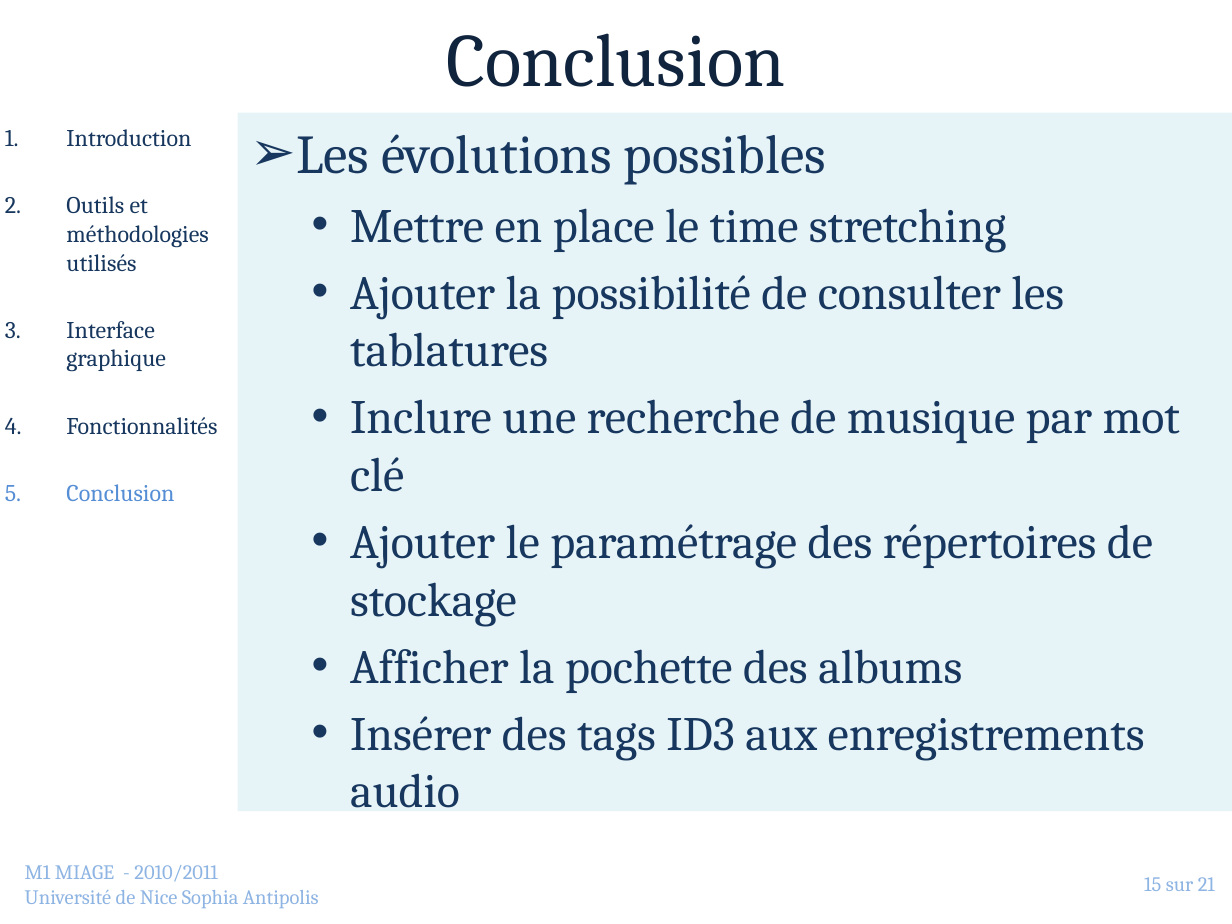
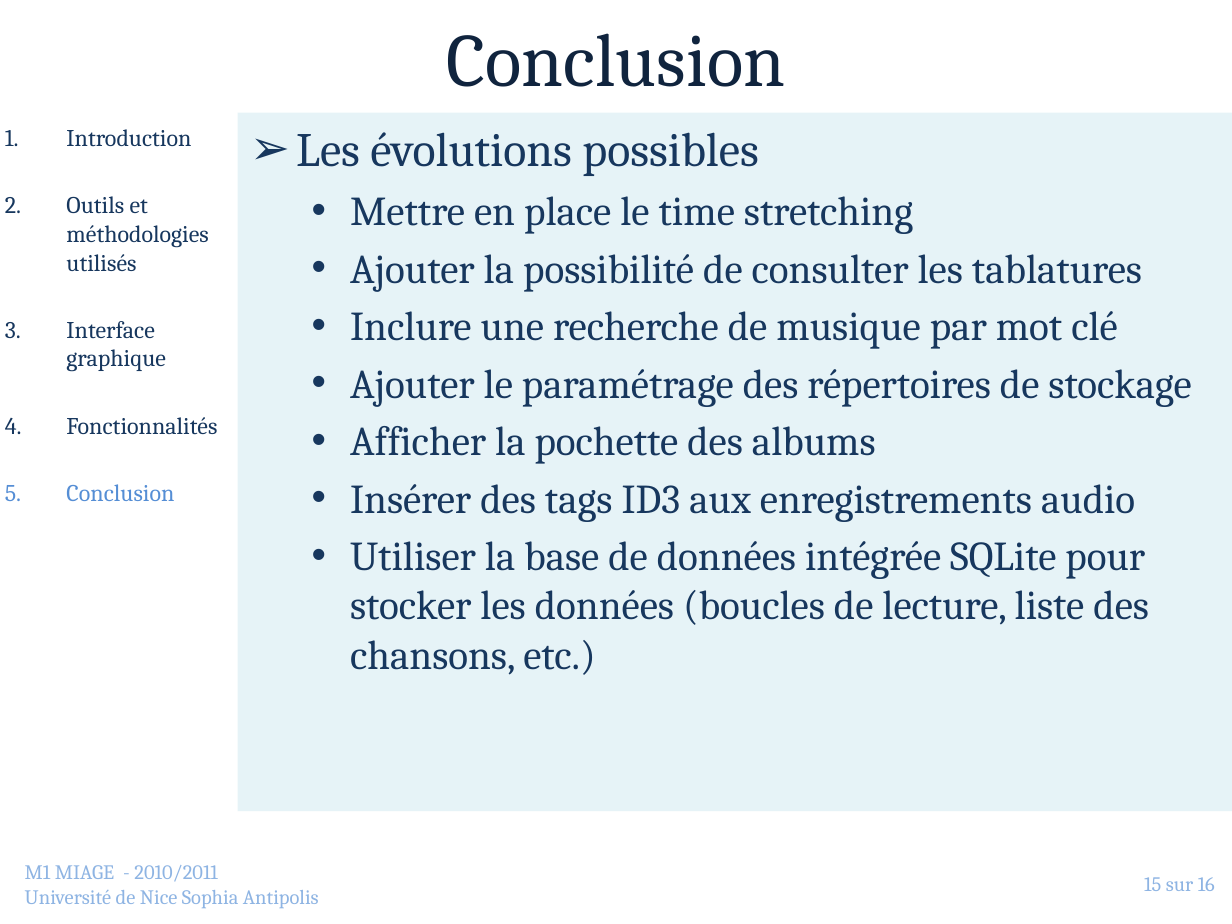
Before and after one commit to jlespagnard/android-advanced-player, a slide deck: slide 15 of AAP/docs/Presentation.pptx. Drawn at 1232x924 pixels with LibreOffice and Linux fonts; fonts in the diff are those of the drawing; background and template pictures are left out. Boxes give left, top, right and bottom in pixels: in the first picture for what was removed or moved away, otherwise in the second. Text is boxed around its words. In the diff, an @@ line names an element or a change of style, - is before the commit and + after.

```diff
--- a/AAP/docs/Presentation.pptx
+++ b/AAP/docs/Presentation.pptx
@@ text at (x1=296, y1=132, x2=1191, y2=522): size 32 to 28 pt in "Les évolutions possibles"; size 28 to 24 pt in "Mettre en place le time stretching", "Ajouter la possibilité de consulter les tablatures", "Inclure une recherche de musique par mot ...", "Ajouter le paramétrage des répertoires de stockage" and 2 more places @@
@@ text at (x1=350, y1=541, x2=1149, y2=675): paragraph added @@
+  • Utiliser la base de données intégrée SQLite pour stocker les données (boucles de lecture, liste des chansons, etc.)
@@ page number at (x1=1144, y1=877, x2=1215, y2=891): text changed @@
-15 sur 21
+15 sur 16
```
Also in this commit, not shown: 1 other slide changed.
